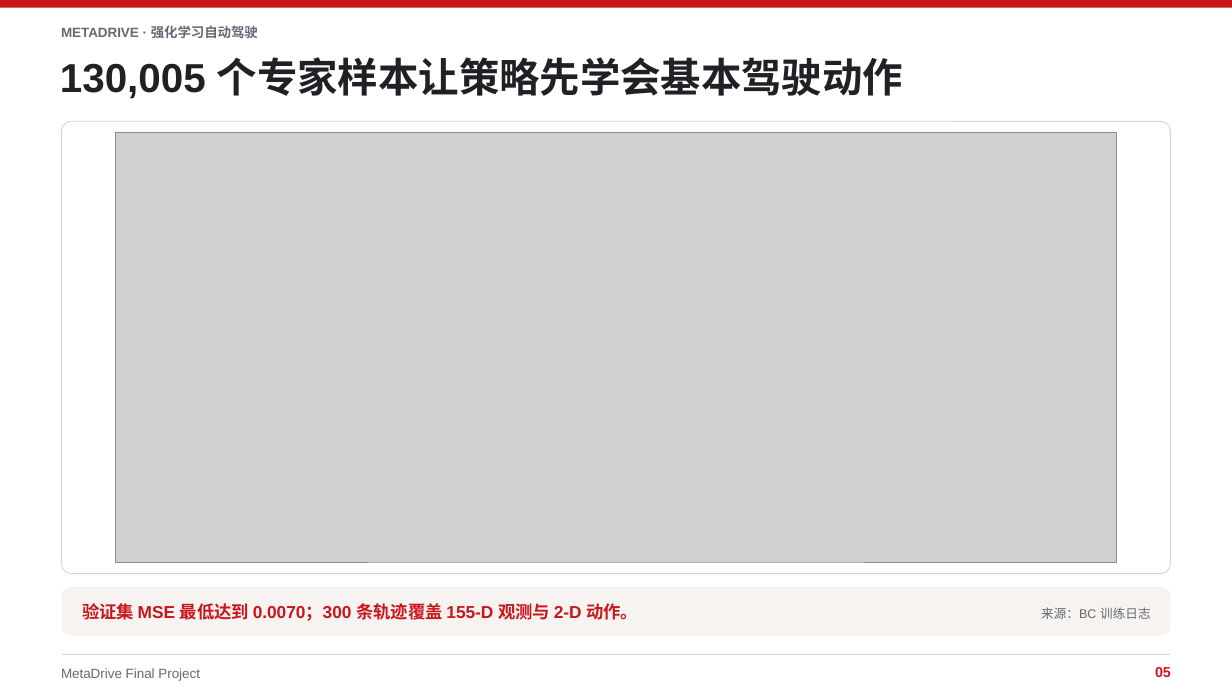
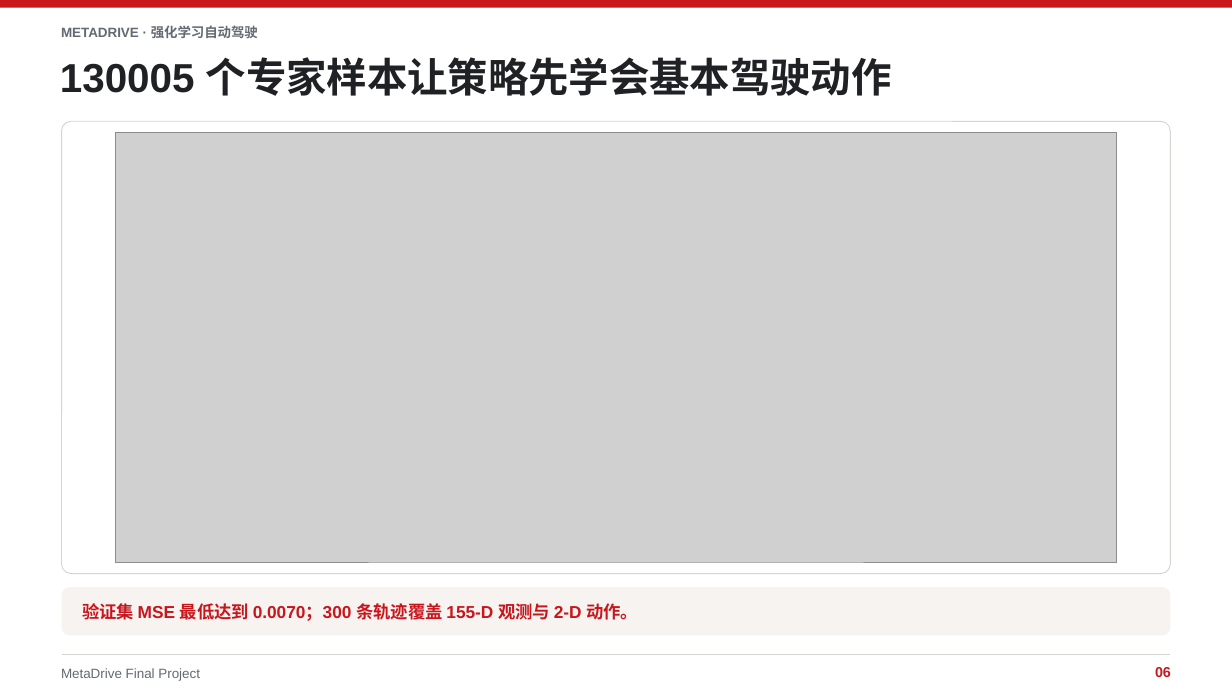
Before and after one commit to xiaoli11155/MetaDrive-FinalProject, a slide deck: slide 6 of ppt/MetaDrive_强化学习自动驾驶_最终汇报.pptx (slide 5 before the commit). Drawn at 1232x693 pixels with LibreOffice and Linux fonts; fonts in the diff are those of the drawing; grey boxes stand for pictures. Boxes give left, top, right and bottom in pixels: in the first picture for what was removed or moved away, otherwise in the second. Text is boxed around its words. In the diff, an @@ line names an element or a change of style, - is before the commit and + after.

```diff
--- a/ppt/MetaDrive_强化学习自动驾驶_最终汇报.pptx
+++ b/ppt/MetaDrive_强化学习自动驾驶_最终汇报.pptx
@@ text at bbox=[60, 57, 892, 96]: text changed @@
-130,005 个专家样本让策略先学会基本驾驶动作
+130005 个专家样本让策略先学会基本驾驶动作
@@ text removed at bbox=[1041, 607, 1150, 619] @@
-来源：BC 训练日志
@@ text at bbox=[1155, 667, 1171, 677]: text changed @@
-05
+06
```
Also in this commit, not shown: 11 other slides changed, 3 slides added.
